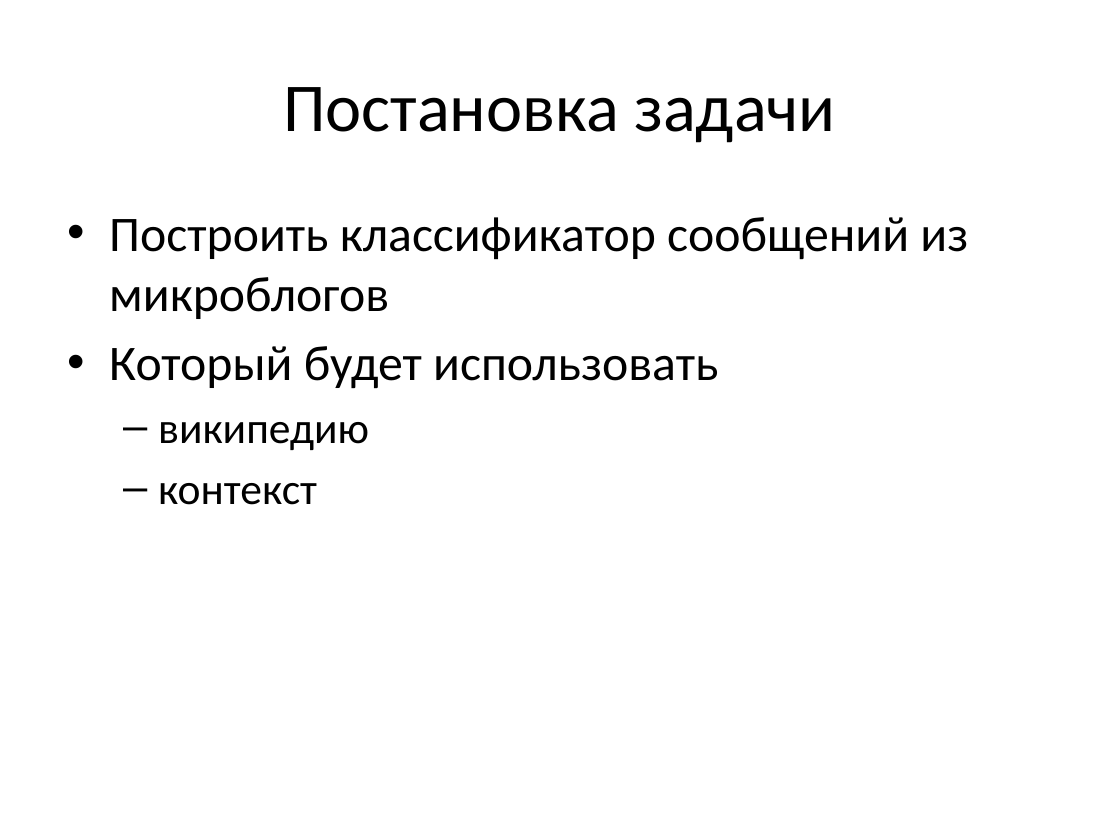
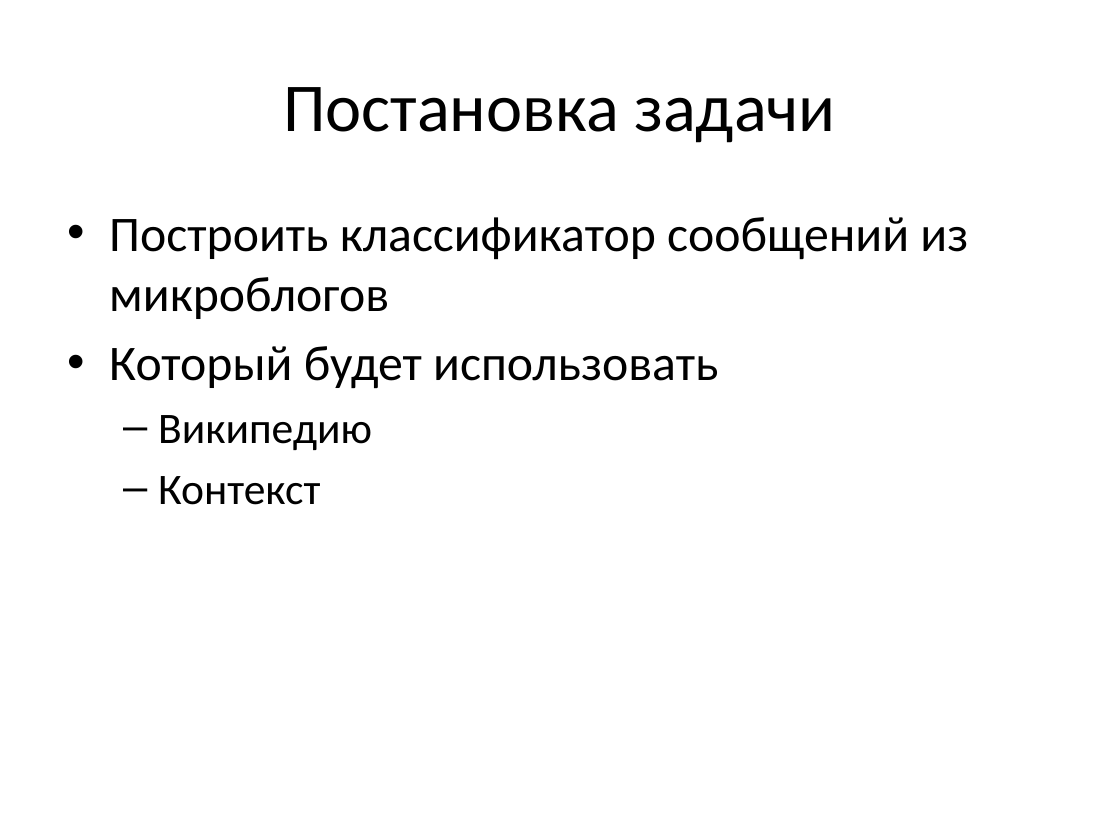
Before and after one commit to ttim/Diploma, a slide deck: slide 3 of docs/diploma.pptx. Drawn at 1120x840 pixels with LibreOffice and Linux fonts; fonts in the diff are those of the drawing. Boxes give left, top, right and bottom in pixels: in the first picture for what was removed or moved away, otherwise in the second. Text is boxed around its words. In the diff, an @@ line names an element or a change of style, - is before the commit and + after.

```diff
--- a/docs/diploma.pptx
+++ b/docs/diploma.pptx
@@ text at bbox=[158, 415, 372, 505]: text changed @@
-  – википедию
-  – контекст
+  – Википедию
+  – Контекст
```
Also in this commit, not shown: 6 other slides changed, 1 other file.
